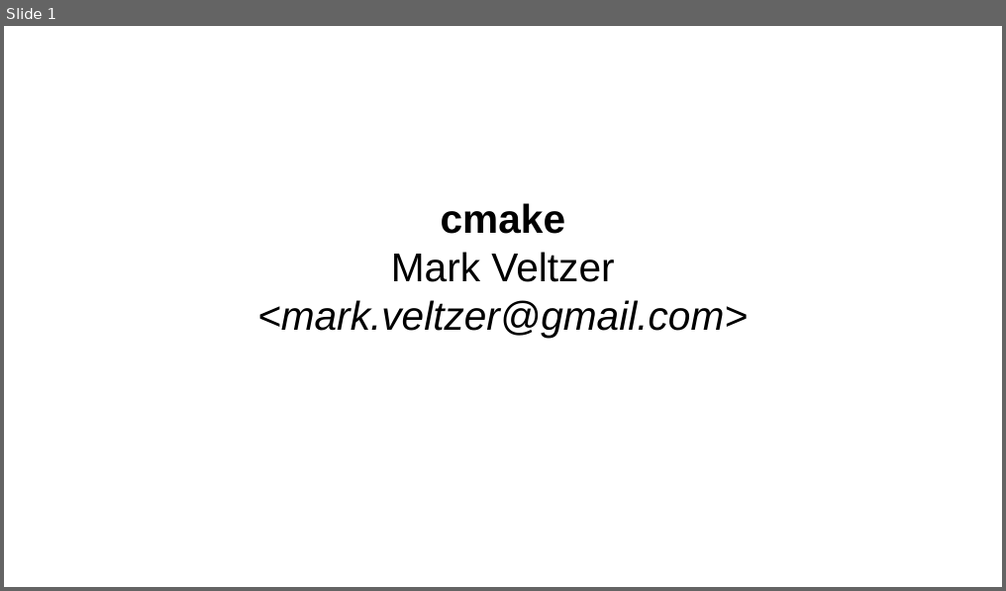
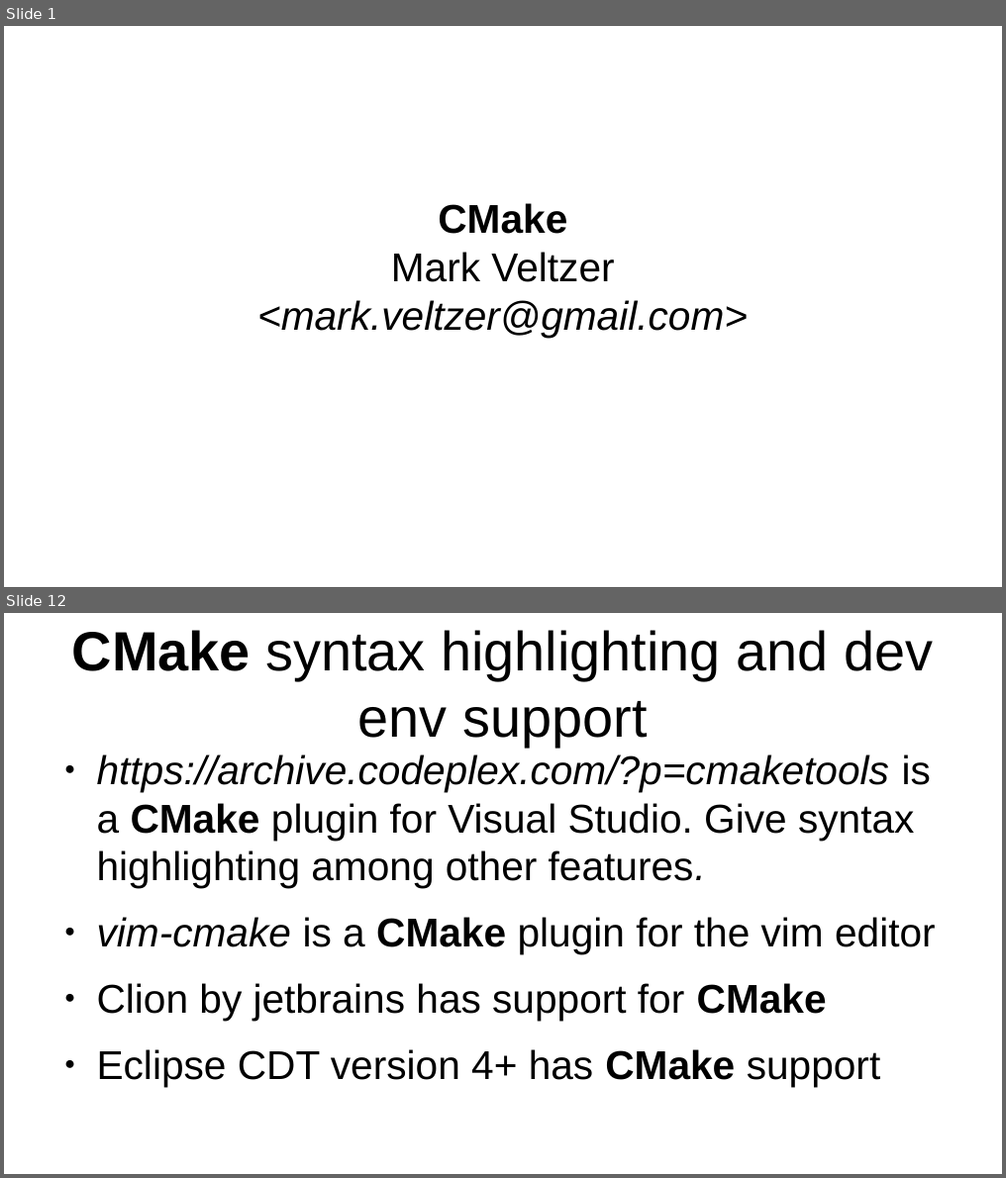
Before and after one commit to veltzer/teaching-slides, a slide deck: odp/cmake/cmake.odp. Shown one above the other, each under a label of ours: slide 1 before the commit, slides 1 and 12 after it; the slides between them are not shown. The pictures are 1006x591 and 1006x1178 pixels, drawn with LibreOffice and Linux fonts; fonts in the diff are those of the drawing. Boxes give left, top, right and bottom in pixels: in the first picture for what was removed or moved away, otherwise in the second. Text is boxed around its words. In the diff, an @@ line names an element or a change of style, - is before the commit and + after.

```diff
--- a/odp/cmake/cmake.odp
+++ b/odp/cmake/cmake.odp
@@ slide 12 added at (4,613,1002,1174), background #FFFFFF @@
@@ title added at (72,630,933,747), 44 pt, text #000000 @@
+CMake syntax highlighting and dev env support
@@ text added at (97,755,936,1086), 32 pt, text #000000 @@
+● https://archive.codeplex.com/?p=cmaketools is a CMake plugin for Visual Studio. Give syntax highlighting among other features.
+● vim-cmake is a CMake plugin for the vim editor
+● Clion by jetbrains has support for CMake
+● Eclipse CDT version 4+ has CMake support
@@ slide 1 changed as well @@
@@ text at (438,203,567,234): text changed @@
-cmake
+CMake
```
Also in this commit, not shown: 34 other slides added.
